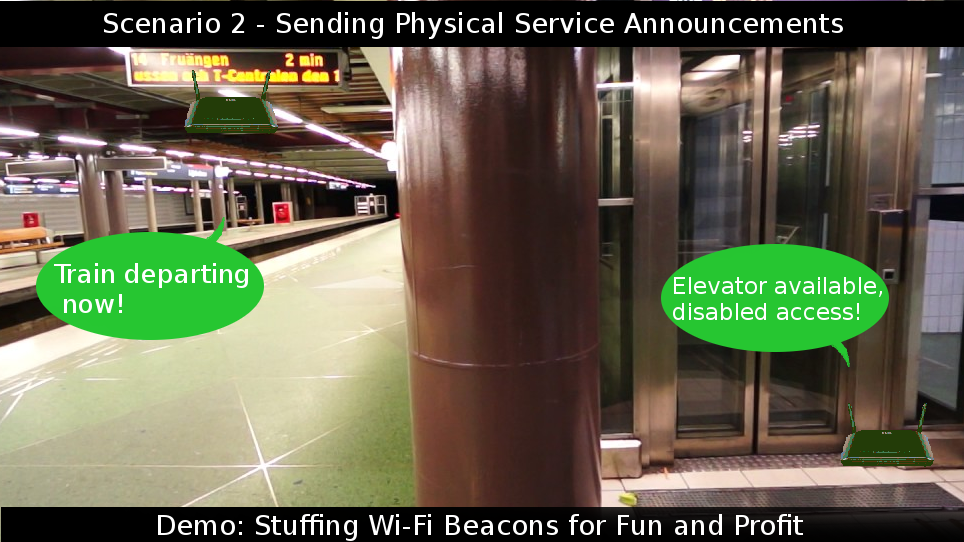
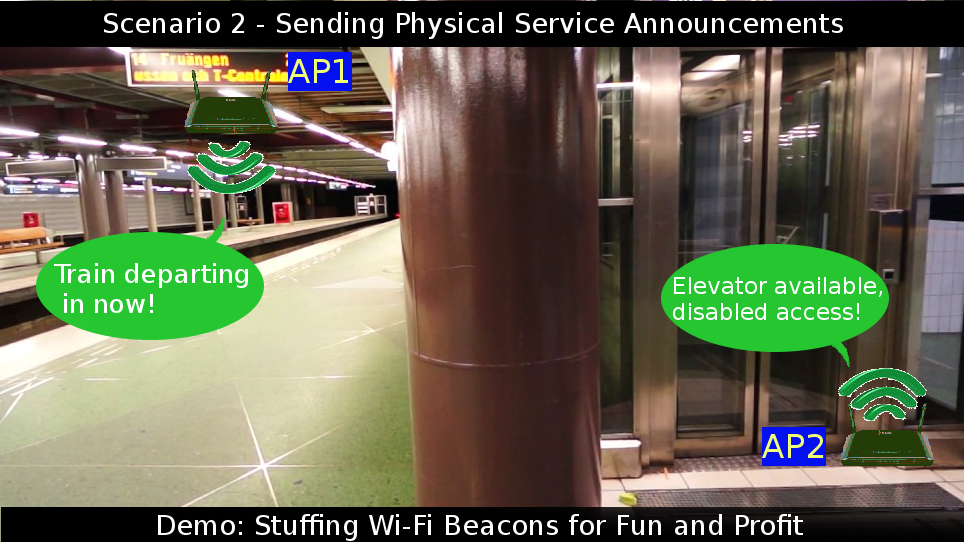
Layers edited between the first and the second (964, 542) image:
added layer "AP2" above "AP2 #1" over [762, 434, 824, 458]
added layer "AP2 #1" above "AP1" over [762, 427, 826, 466]
added layer "AP1" above "AP1 #1" over [288, 59, 348, 83]
added layer "AP1 #1" above "Elevator available, ..." over [288, 52, 352, 91]
painted on "Train departing ..." over [64, 293, 153, 313]
showed "Frame 4 (10ms) (combine) #1" over [838, 368, 927, 410]
showed "Frame 3 (10ms) (combine) #1" over [850, 378, 918, 410]
showed "Frame 2 (10ms) (combine) #1" over [863, 404, 906, 435]
showed "Frame 4 (10ms) (combine)" over [187, 152, 276, 194]
showed "Frame 3 (10ms) (combine)" over [196, 152, 264, 184]
showed "Frame 2 (10ms) (combine)" over [208, 127, 251, 158]
